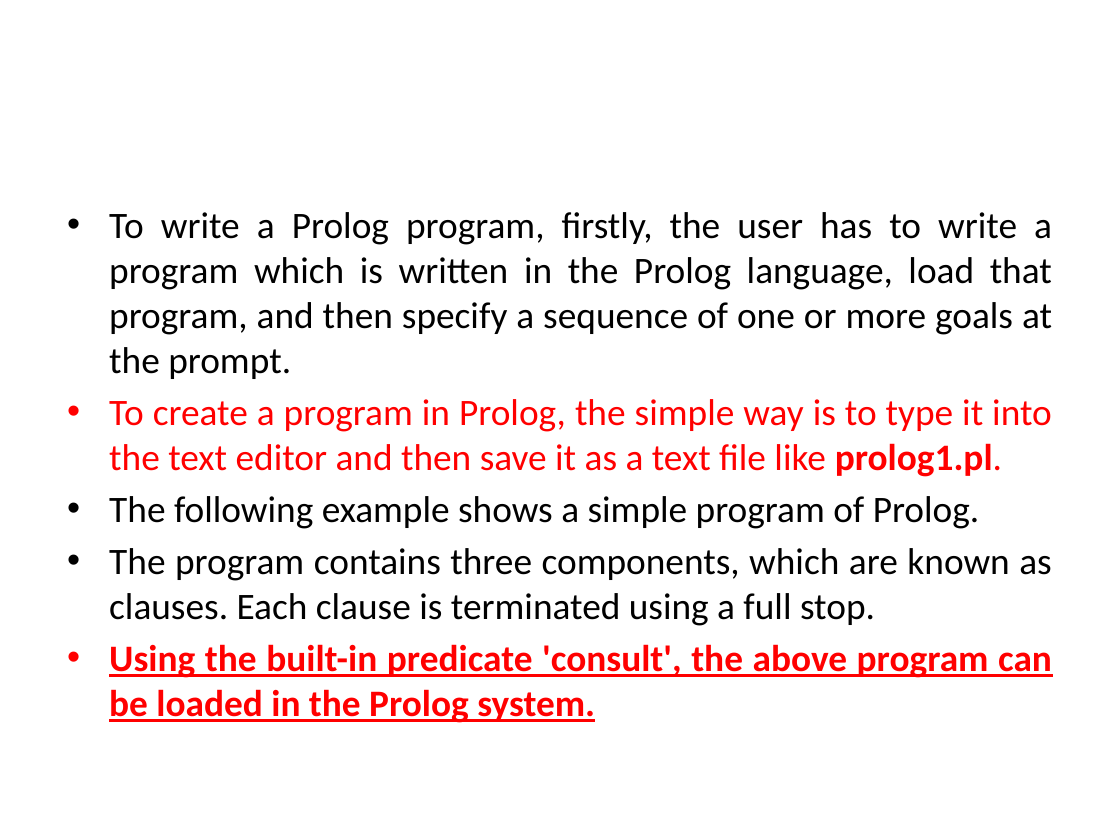
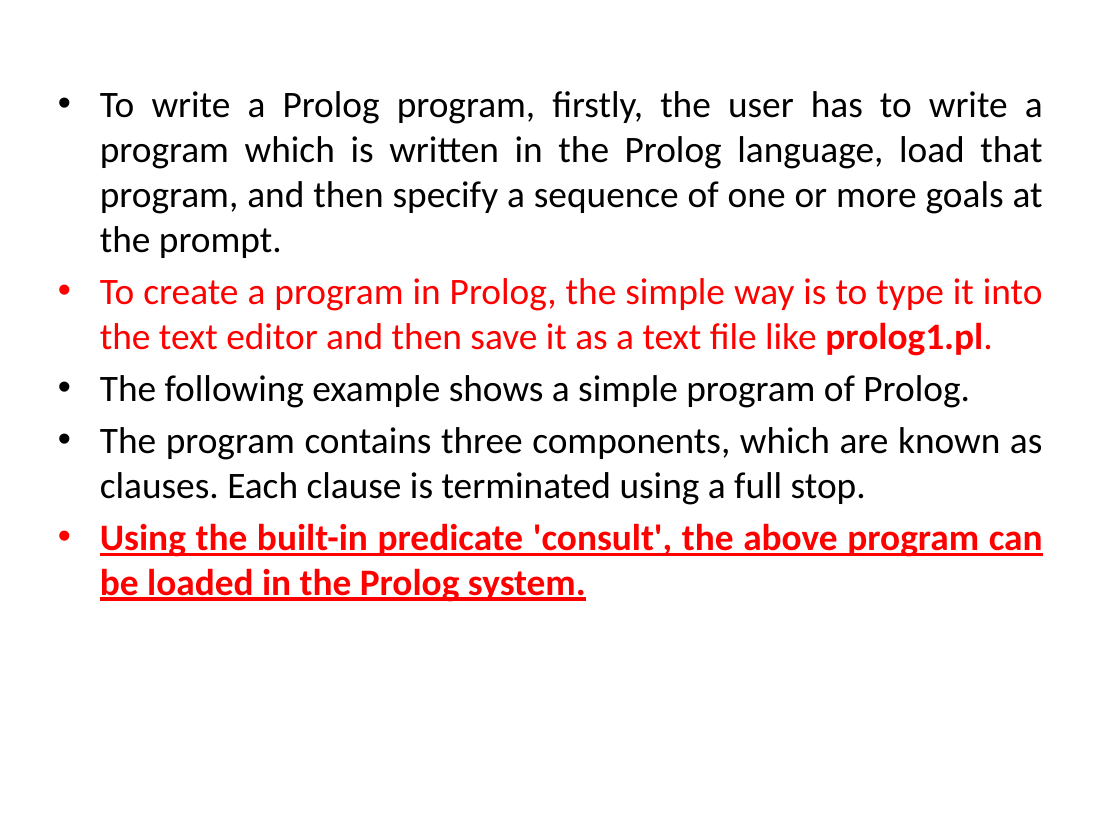
Before and after one commit to mssanamateen/Artificial-Intelligence-Lab, a slide deck: slide 7 of prolog/prolog.pptx. Drawn at 1120x840 pixels with LibreOffice and Linux fonts; fonts in the diff are those of the drawing. Boxes give left, top, right and bottom in pixels: in the first picture for what was removed or moved away, otherwise in the second. Text is boxed around its words. In the diff, an @@ line names an element or a change of style, - is before the commit and + after.

```diff
--- a/prolog/prolog.pptx
+++ b/prolog/prolog.pptx
@@ text "To write a Prolog program, ..." moved from (x1=109, y1=212, x2=1052, y2=723) to (x1=100, y1=91, x2=1043, y2=602) @@
```
Also in this commit, not shown: 3 other slides changed, 2 other files.
